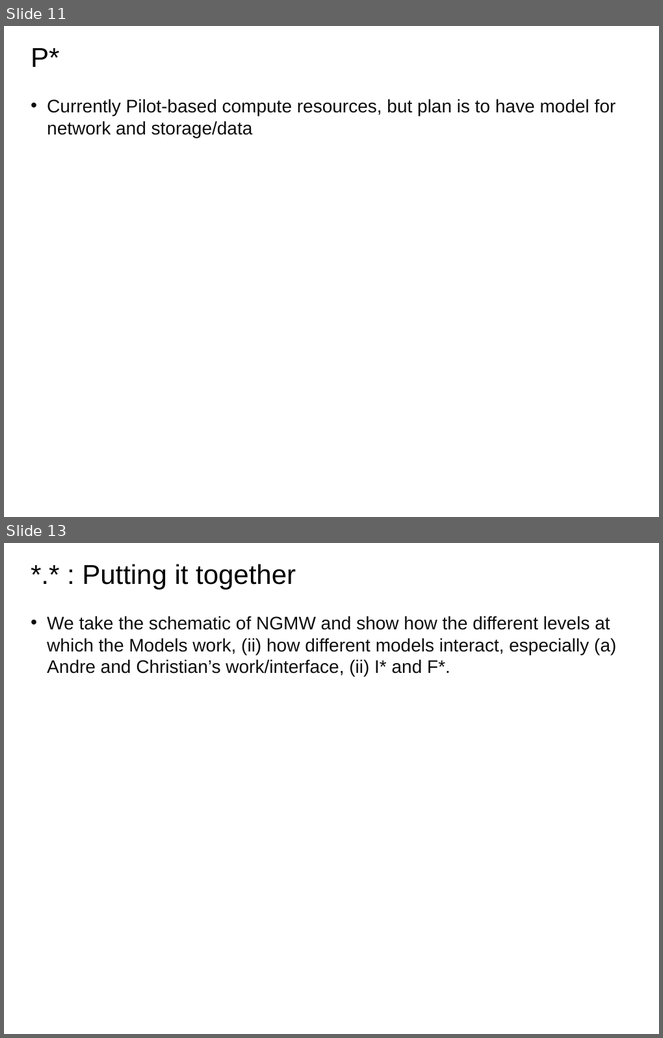
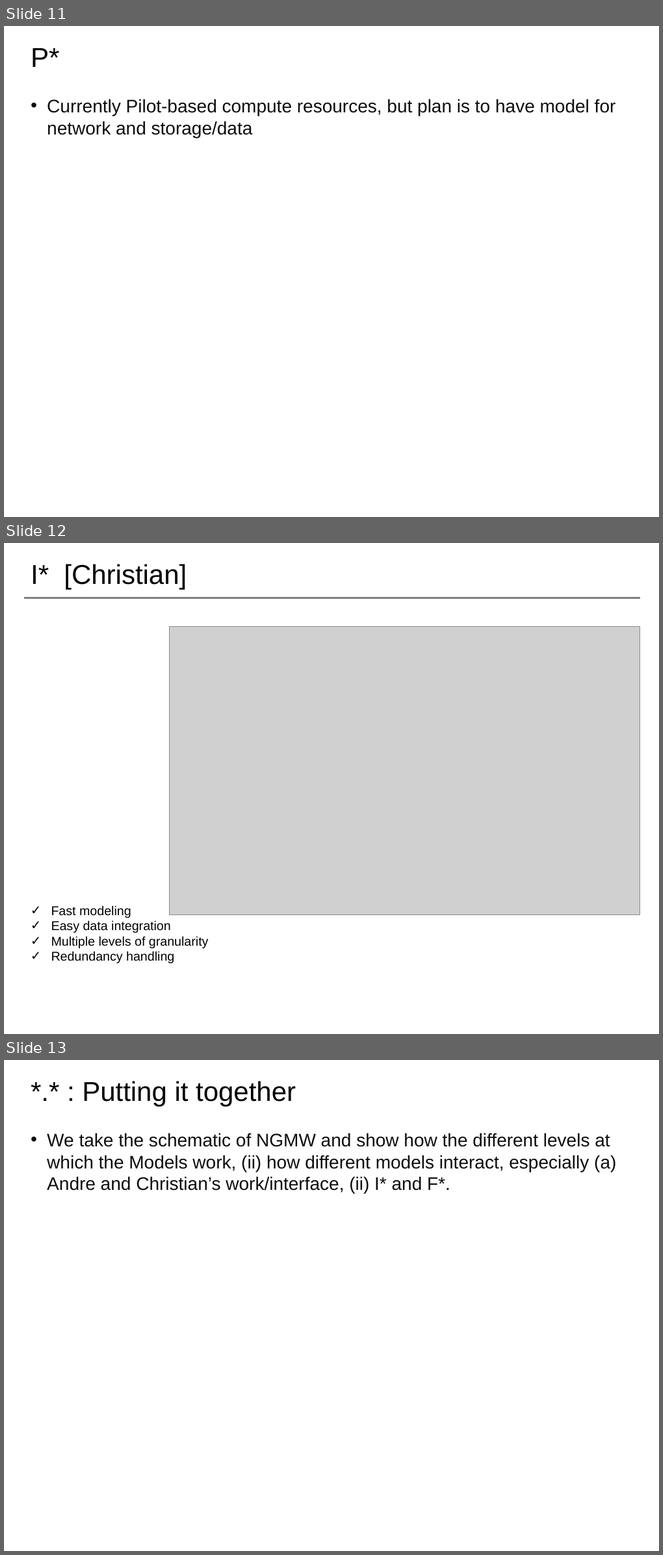
Before and after one commit to saga-project/NGMW, a slide deck: presentations/radical-modsim.pptx. Shown one above the other, each under a label of ours: slides 11 and 13 before the commit, slides 11, 12 and 13 after it; the slides between them are not shown. The pictures are 663x1038 and 663x1555 pixels, drawn with LibreOffice and Linux fonts; fonts in the diff are those of the drawing; grey boxes stand for pictures; background and template pictures are left out. Boxes give left, top, right and bottom in pixels: in the first picture for what was removed or moved away, otherwise in the second. Text is boxed around its words. In the diff, an @@ line names an element or a change of style, - is before the commit and + after.

```diff
--- a/presentations/radical-modsim.pptx
+++ b/presentations/radical-modsim.pptx
@@ slide 12 added at [4,543,659,1034], background #FFFFFF @@
@@ title added at [31,564,187,589], 30 pt, text #000000 @@
+I* [Christian]
@@ line added from (24, 598) to (640, 598), #808080 2 pt @@
@@ picture added at [170,627,641,915] @@
@@ text added at [51,906,209,964], 14 pt, text #000000 @@
+✓ Fast modeling
+✓ Easy data integration
+✓ Multiple levels of granularity
+✓ Redundancy handling
```
Also in this commit, not shown: 1 slide removed, 1 other file.
